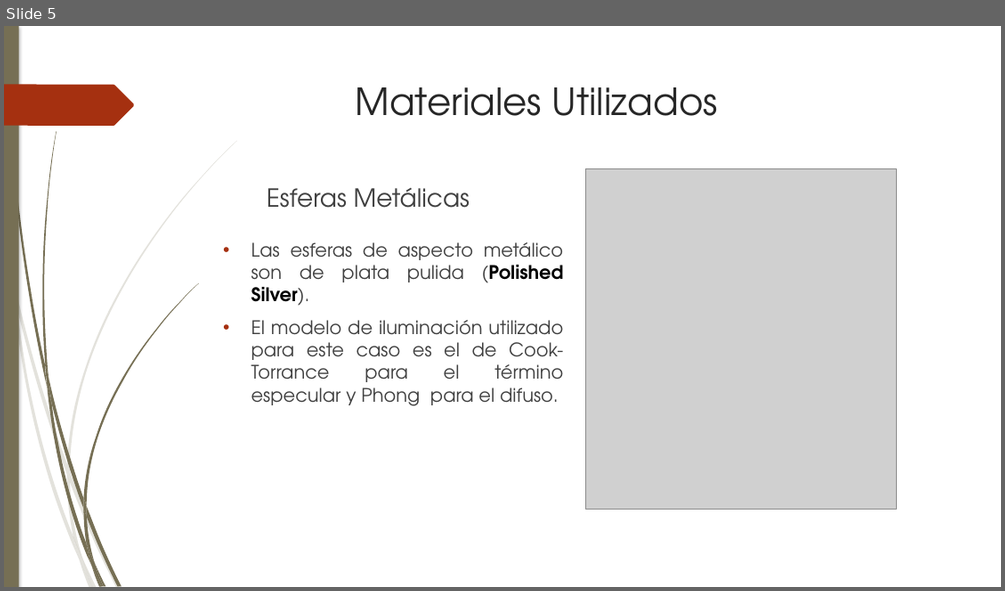
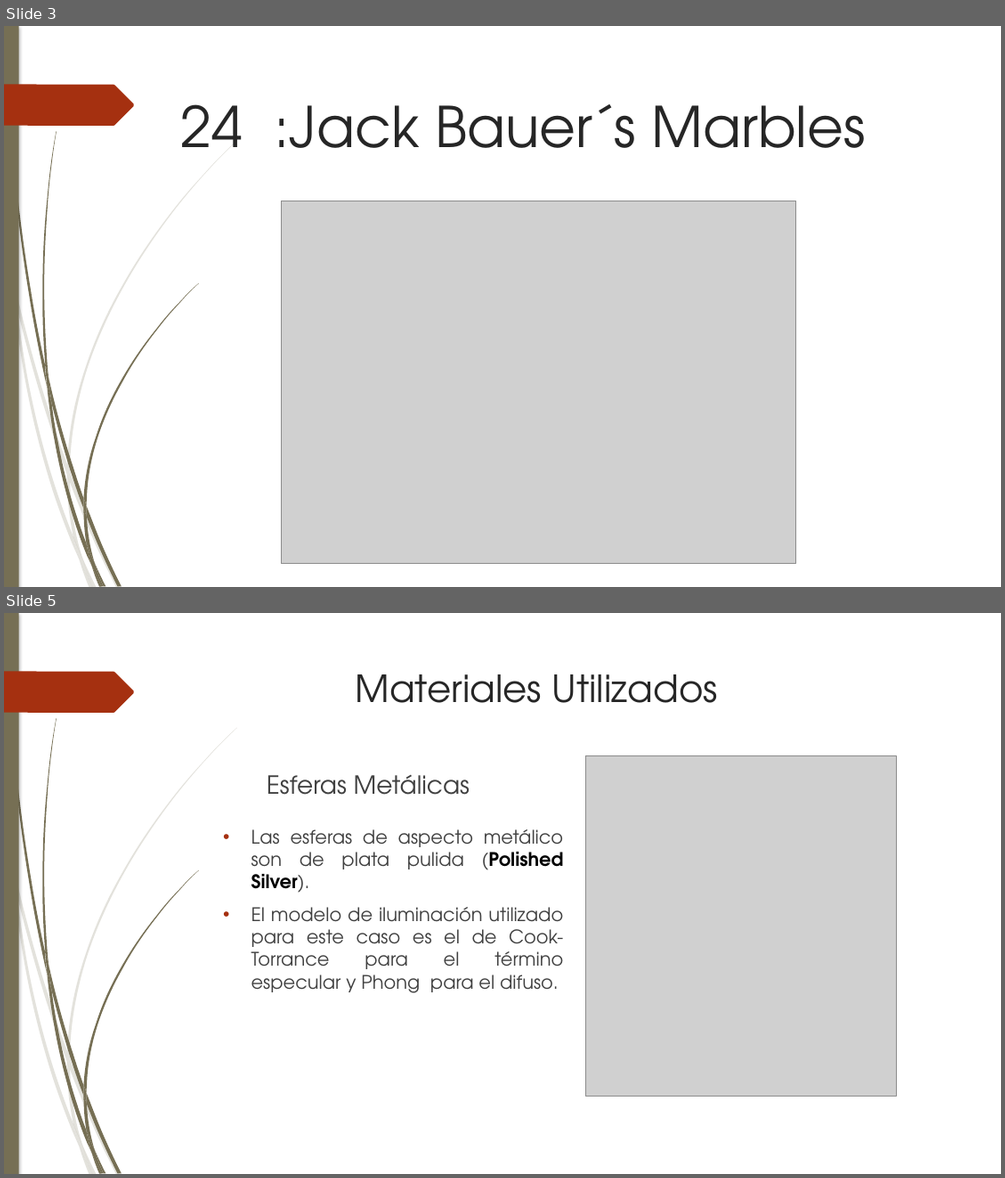
Before and after one commit to Barbmatt/Proyecto2, a slide deck: Presentación/Presentacion Proyecto 2 - editada.pptx. Shown one above the other, each under a label of ours: slide 5 before the commit, slides 3 and 5 after it; the slides between them are not shown. The pictures are 1005x591 and 1005x1178 pixels, drawn with LibreOffice and Linux fonts; fonts in the diff are those of the drawing; grey boxes stand for pictures. Boxes give left, top, right and bottom in pixels: in the first picture for what was removed or moved away, otherwise in the second. Text is boxed around its words. In the diff, an @@ line names an element or a change of style, - is before the commit and + after.

```diff
--- a/Presentación/Presentacion Proyecto 2 - editada.pptx
+++ b/Presentación/Presentacion Proyecto 2 - editada.pptx
@@ slide 3 added at [4, 26, 1001, 587], background #FFFFFF; not listed: 24 template elements that a slide beside it also shows @@
@@ text added at [181, 104, 866, 148], 54 pt, text #262626 @@
+24 :Jack Bauer´s Marbles
@@ picture added at [282, 200, 796, 564] @@
```
Also in this commit, not shown: 5 slides changed, 5 other slides added, 1 slide removed, 9 other files.
